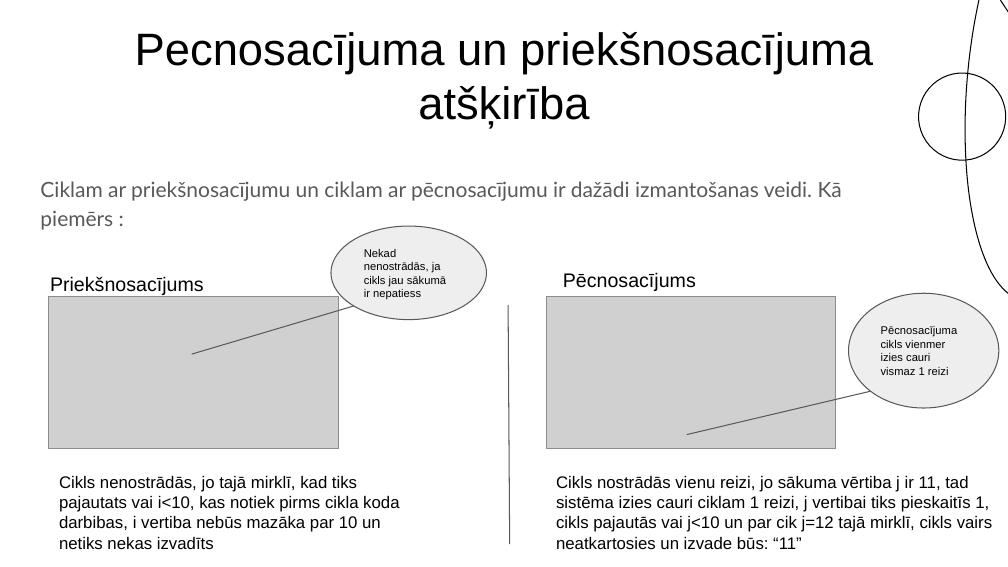
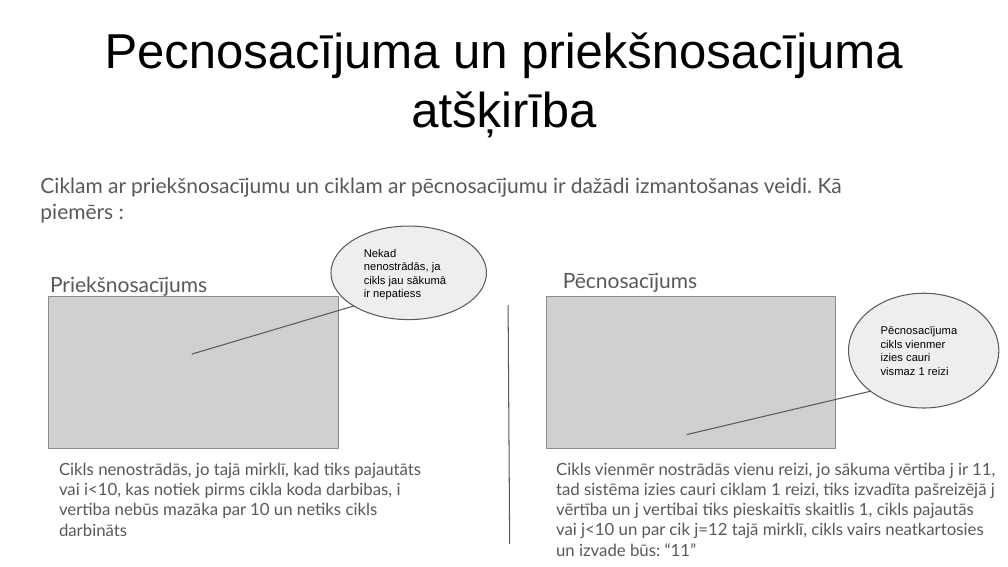
Before and after one commit to Siksna/2PT1_Eksamens, a slide deck: slide 3 of Pecnosacījumu_MācībuMaterials.pptx. Drawn at 1008x567 pixels with LibreOffice and Linux fonts; fonts in the diff are those of the drawing; grey boxes stand for pictures. Boxes give left, top, right and bottom in pixels: in the first picture for what was removed or moved away, otherwise in the second. Text is boxed around its words. In the diff, an @@ line names an element or a change of style, - is before the commit and + after.

```diff
--- a/Pecnosacījumu_MācībuMaterials.pptx
+++ b/Pecnosacījumu_MācībuMaterials.pptx
@@ title "Pecnosacījuma un priekšnosacījuma atšķirība" at (105, 32, 902, 137): size 32.4 to 35 pt @@
@@ ellipse removed at (898, 0, 1008, 221) @@
@@ ellipse removed at (948, 0, 1008, 307) @@
@@ ellipse removed at (900, 55, 1008, 177) @@
@@ subtitle "Ciklam ar priekšnosacījumu un ciklam ..." at (40, 177, 842, 223): line spacing 1.15 to 1 @@
@@ text "Priekšnosacījums" at (50, 276, 207, 297): size 14 to 15 pt, font Arial to Lato, text colour #000000 to #595959 @@
@@ text "Pēcnosacījums" at (563, 272, 697, 292): size 14 to 15 pt, font Arial to Lato, text colour #000000 to #595959 @@
@@ text at (59, 462, 421, 536): text changed; font Arial to Lato; text colour #000000 to #595959 @@
-Cikls nenostrādās, jo tajā mirklī, kad tiks pajautats vai i<10, kas notiek pirms cikla koda darbibas, i vertiba nebūs mazāka par 10 un netiks nekas izvadīts
+Cikls nenostrādās, jo tajā mirklī, kad tiks pajautāts vai i<10, kas notiek pirms cikla koda darbibas, i vertiba nebūs mazāka par 10 un netiks cikls darbināts
@@ text at (556, 462, 995, 556): text changed; font Arial to Lato; text colour #000000 to #595959 @@
-Cikls nostrādās vienu reizi, jo sākuma vērtiba j ir 11, tad sistēma izies cauri ciklam 1 reizi, j vertibai tiks pieskaitīs 1, cikls pajautās vai j<10 un par cik j=12 tajā mirklī, cikls vairs neatkartosies un izvade būs: “11”
+Cikls vienmēr nostrādās vienu reizi, jo sākuma vērtiba j ir 11, tad sistēma izies cauri ciklam 1 reizi, tiks izvadīta pašreizējā j vērtība un j vertibai tiks pieskaitīs skaitlis 1, cikls pajautās vai j<10 un par cik j=12 tajā mirklī, cikls vairs neatkartosies un izvade būs: “11”
```
Also in this commit, not shown: 6 other slides changed, 3 slides added, 3 slides removed, 1 other file.
